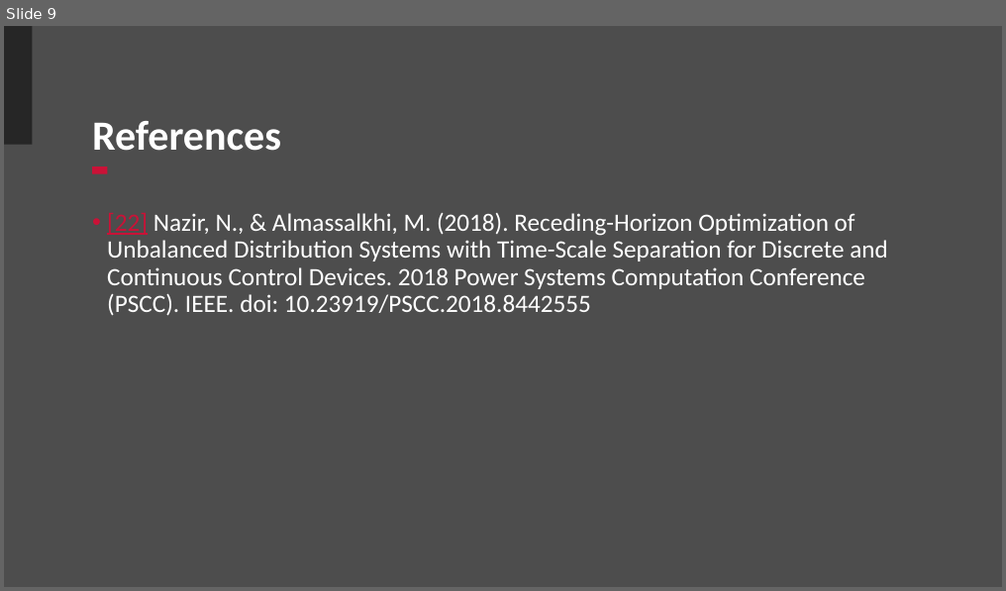
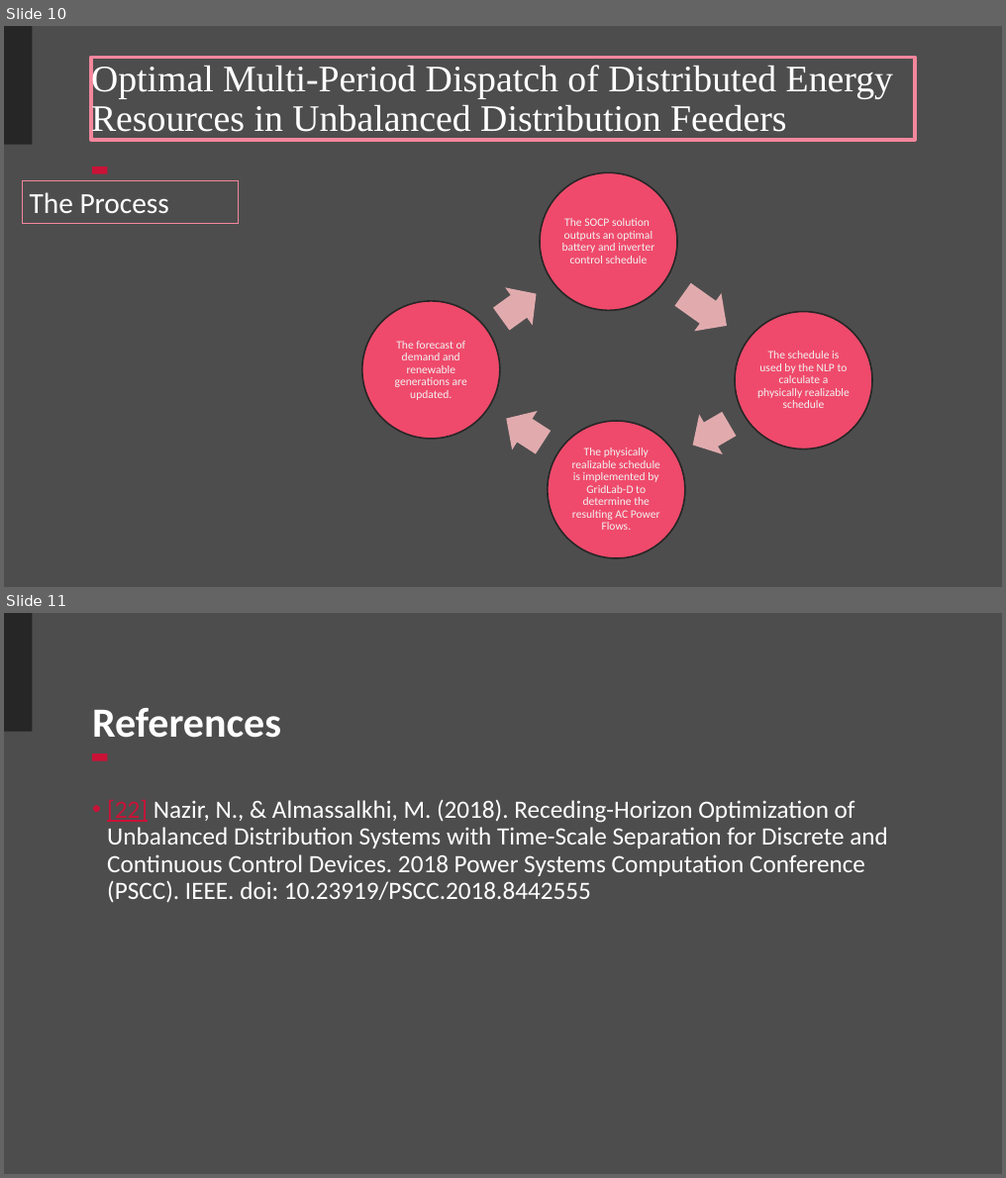
Before and after one commit to Realife-Brahmin/OriginalDocsHub, a slide deck: research_showcase/multiPeriodOptimization_aryan_ritwajeet_jha.pptx. Shown one above the other, each under a label of ours: slide 9 before the commit, slides 10 and 11 after it. The pictures are 1006x591 and 1006x1178 pixels, drawn with LibreOffice and Linux fonts; fonts in the diff are those of the drawing; background and template pictures are left out. Boxes give left, top, right and bottom in pixels: in the first picture for what was removed or moved away, otherwise in the second. Text is boxed around its words. In the diff, an @@ line names an element or a change of style, - is before the commit and + after.

Commit message:
case study description and process flow added.

```diff
--- a/research_showcase/multiPeriodOptimization_aryan_ritwajeet_jha.pptx
+++ b/research_showcase/multiPeriodOptimization_aryan_ritwajeet_jha.pptx
@@ slide 10 added at (4, 26, 1002, 587), background #4D4D4D; not listed: 2 template elements that a slide beside it also shows @@
@@ title added at (91, 57, 915, 140), outline #F4869C 3 pt, 36 pt, text #FFFFFF @@
+Optimal Multi-Period Dispatch of Distributed Energy Resources in Unbalanced Distribution Feeders
@@ rectangle added at (22, 181, 239, 224), outline #F4869C 0.75 pt, 28 pt, text #FFFFFF @@
+The Process
@@ group added at (362, 173, 872, 559): 4 ellipses, 4 texts, 4 right arrows @@
+The SOCP solution outputs an optimal battery and inverter control schedule
+The schedule is used by the NLP to calculate a physically realizable schedule
+The physically realizable schedule is implemented by GridLab-D to determine the resulting AC Power Flows.
+The forecast of demand and renewable generations are updated.
@@ what was slide 9 is now slide 11 @@
```
Also in this commit, not shown: 2 slides changed, 1 other slide added.
